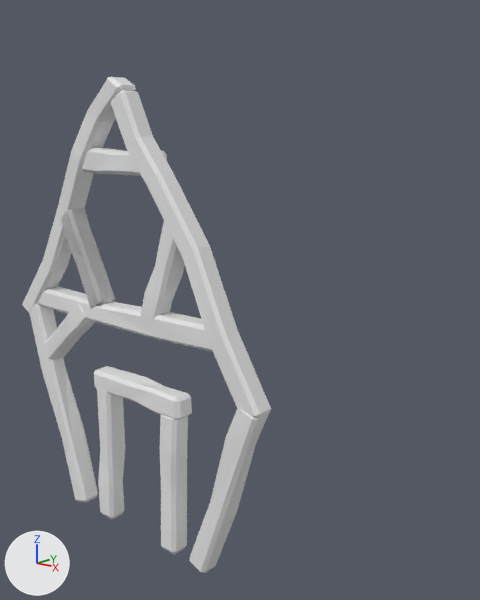
The Blender file LowPolyCottage.blend, before and after one commit.
One viewpoint serves both versions: a camera (50 mm lens) standing at (4.44, -3.66, 3.65) and looking at (-0.1, 1.53, 1.98). Every picture has the same lights, and +X, +Y and +Z are marked at lower left.
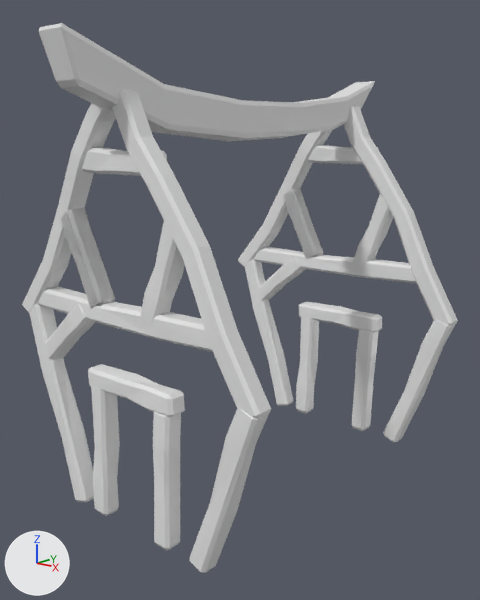
Commit message: finished the frame structure part one of the cottage

Boxes (x1, y1, x2, y2) around the edits, measured in the pictures (480 x 600 px):
'Cube.026', added: after (39, 23, 375, 141)
'Cube.016', added: after (344, 106, 458, 326)
'Cube.011', moved: before (159, 414, 188, 554); after (153, 412, 181, 551)
'Cube.010', moved: before (97, 388, 125, 519); after (91, 386, 120, 516)
'Cube.012', moved: before (94, 366, 192, 420); after (88, 364, 185, 417)
'Cube.014', added: after (383, 320, 455, 442)
'Cube.015', added: after (254, 247, 416, 283)
'Cube.017', added: after (238, 103, 357, 267)
'Cube.013', added: after (245, 260, 293, 406)
'Cube.024', added: after (351, 330, 379, 431)
'Cube.023', added: after (296, 317, 319, 413)
'Cube.025', added: after (299, 302, 382, 333)
'Cube.020', added: after (283, 188, 323, 259)
'Cube.021', added: after (353, 194, 393, 267)
'Cube.022', added: after (258, 257, 305, 301)
'Cube.018', added: after (308, 145, 379, 164)

Diff of the bpy script that builds the scene:
```diff
--- a/LowPolyCottage.blend.py
+++ b/LowPolyCottage.blend.py
@@ ob_cube_010 @@
 ob_cube_010 = bpy.data.objects.new('Cube.010', me_cube_010)
-ob_cube_010.location = (-0.43, 0.0, 0.53)
+ob_cube_010.location = (-0.52, 0.0, 0.53)
 ob_cube_010.scale = (1.0, 1.0, 1.48)
@@ ob_cube_011 @@
 ob_cube_011 = bpy.data.objects.new('Cube.011', me_cube_011)
-ob_cube_011.location = (0.46, 0.0, 0.85)
+ob_cube_011.location = (0.37, 0.0, 0.85)
 ob_cube_011.rotation_euler = (0.0, 3.142, 0.0)  # degrees (0, 180, 0)
@@ ob_cube_012 @@
 ob_cube_012 = bpy.data.objects.new('Cube.012', me_cube_012)
-ob_cube_012.location = (0.18, 0.0, 1.44)
+ob_cube_012.location = (0.09, 0.0, 1.44)
 ob_cube_012.rotation_euler = (0.0, 4.655, 0.0)  # degrees (0, 267, 0)
@@ ob_cube_026 @@
+ob_cube_026 = bpy.data.objects.new('Cube.026', me_cube_026)  # 26 vertices, 23 faces, 1 loose edge; spans x -0.3..0.3, y -0.19..0.36, z -2.71..2.42; in mat_material (white #e7e7e7); modifiers BEVEL
+ob_cube_026.location = (-0.02, 1.73, 4.04)
+ob_cube_026.rotation_euler = (1.349, 1.571, 2.927)  # degrees (77, 90, 168)
+ob_cube_026.scale = (1.41, 0.664, 0.877)
@@ ob_cube_025 @@
+ob_cube_025 = bpy.data.objects.new('Cube.025', me_cube_012.copy())  # the mesh of ob_cube_012; modifiers BEVEL
+ob_cube_025.location = (0.09, 3.39, 1.44)
+ob_cube_025.rotation_euler = (0.0, 4.655, 0.0)  # degrees (0, 267, 0)
+ob_cube_025.scale = (1.0, 1.0, 1.23)
@@ ob_cube_024 @@
+ob_cube_024 = bpy.data.objects.new('Cube.024', me_cube_012.copy())  # the mesh of ob_cube_012; modifiers BEVEL
+ob_cube_024.location = (0.37, 3.39, 0.85)
+ob_cube_024.rotation_euler = (0.0, 3.142, 0.0)  # degrees (0, 180, 0)
+ob_cube_024.scale = (1.0, 1.0, 1.44)
@@ ob_cube_023 @@
+ob_cube_023 = bpy.data.objects.new('Cube.023', me_cube_012.copy())  # the mesh of ob_cube_012; modifiers BEVEL
+ob_cube_023.location = (-0.52, 3.39, 0.53)
+ob_cube_023.scale = (1.0, 1.0, 1.48)
@@ ob_cube_022 @@
+ob_cube_022 = bpy.data.objects.new('Cube.022', me_cube_012.copy())  # the mesh of ob_cube_012; modifiers BEVEL
+ob_cube_022.location = (-0.91, 3.39, 1.87)
+ob_cube_022.rotation_euler = (0.0, 3.957, 0.0)  # degrees (0, 227, 0)
@@ ob_cube_021 @@
+ob_cube_021 = bpy.data.objects.new('Cube.021', me_cube_021)  # 16 vertices, 14 faces; spans x -0.128..0.127, y -0.108..0.108, z -0.366..0.585; in mat_material_001 (white #e7e7e7); modifiers BEVEL
+ob_cube_021.location = (0.4, 3.38, 2.48)
+ob_cube_021.rotation_euler = (0.0, 0.312, 0.0)  # degrees (0, 18, 0)
@@ ob_cube_020 @@
+ob_cube_020 = bpy.data.objects.new('Cube.020', me_cube_020)  # 16 vertices, 14 faces; spans x -0.128..0.127, y -0.108..0.108, z -0.366..0.585; in mat_material_001 (white #e7e7e7); modifiers BEVEL
+ob_cube_020.location = (-0.69, 3.39, 2.66)
+ob_cube_020.rotation_euler = (0.0, 2.63, 0.0)  # degrees (0, 151, 0)
@@ ob_cube_018 @@
+ob_cube_018 = bpy.data.objects.new('Cube.018', me_cube_002.copy())  # the mesh of ob_cube_005; modifiers BEVEL
+ob_cube_018.location = (-0.21, 3.39, 3.45)
+ob_cube_018.rotation_euler = (0.0, 1.529, 0.0)  # degrees (0, 88, 0)
+ob_cube_018.scale = (1.0, 1.0, -0.357)
@@ ob_cube_017 @@
+ob_cube_017 = bpy.data.objects.new('Cube.017', me_cube_005.copy())  # the mesh of ob_cube_004; modifiers BEVEL
+ob_cube_017.location = (-1.19, 3.39, 2.83)
+ob_cube_017.rotation_euler = (0.0, 2.63, 3.142)  # degrees (0, 151, 180)
@@ ob_cube_016 @@
+ob_cube_016 = bpy.data.objects.new('Cube.016', me_cube_004.copy())  # the mesh of ob_cube_003; modifiers BEVEL
+ob_cube_016.location = (0.97, 3.39, 2.48)
+ob_cube_016.rotation_euler = (0.0, 2.63, 0.0)  # degrees (0, 151, 0)
@@ ob_cube_015 @@
+ob_cube_015 = bpy.data.objects.new('Cube.015', me_cube_003.copy())  # the mesh of ob_cube_002; modifiers BEVEL
+ob_cube_015.location = (0.04, 3.39, 2.1)
+ob_cube_015.rotation_euler = (1.349, 1.571, 1.356)  # degrees (77, 90, 78)
@@ ob_cube_014 @@
+ob_cube_014 = bpy.data.objects.new('Cube.014', me_cube_001.copy())  # the mesh of ob_cube_001; modifiers BEVEL
+ob_cube_014.location = (1.15, 3.39, 1.0)
+ob_cube_014.rotation_euler = (0.0, 0.349, 0.0)  # degrees (0, 20, 0)
@@ ob_cube_013 @@
+ob_cube_013 = bpy.data.objects.new('Cube.013', me_cube.copy())  # the mesh of ob_cube; modifiers BEVEL
+ob_cube_013.location = (-1.19, 3.39, 1.0)
+ob_cube_013.rotation_euler = (0.0, -0.306, 0.0)  # degrees (0, -18, 0)
```
